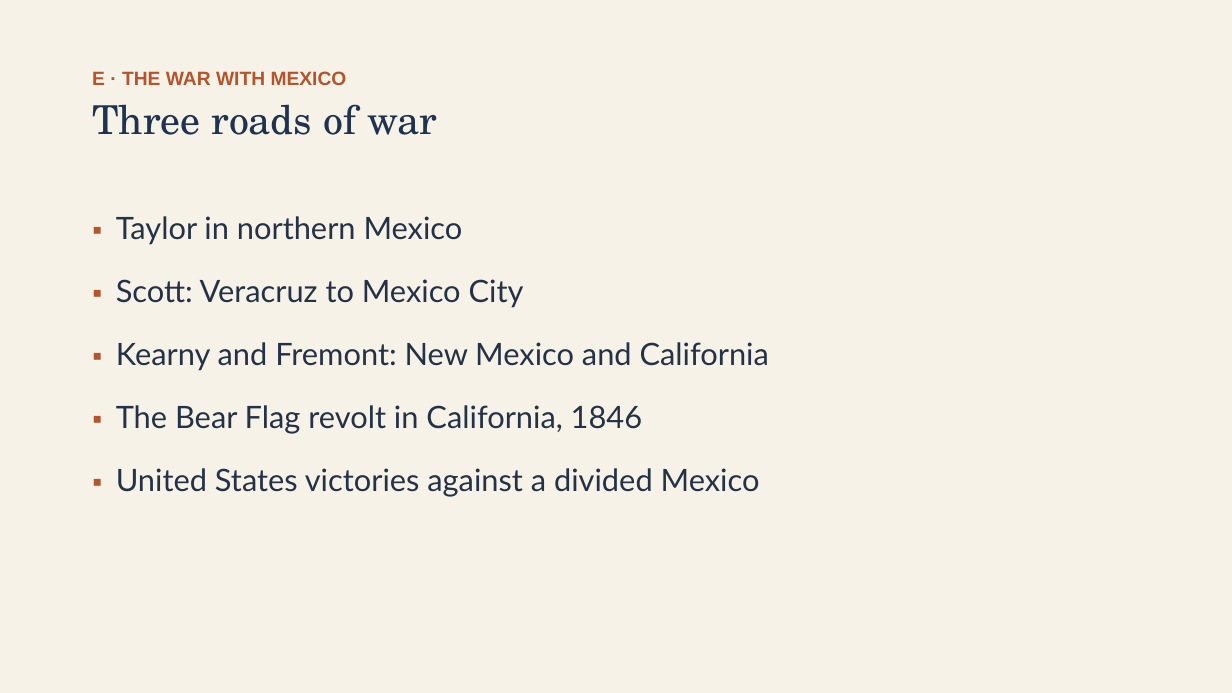
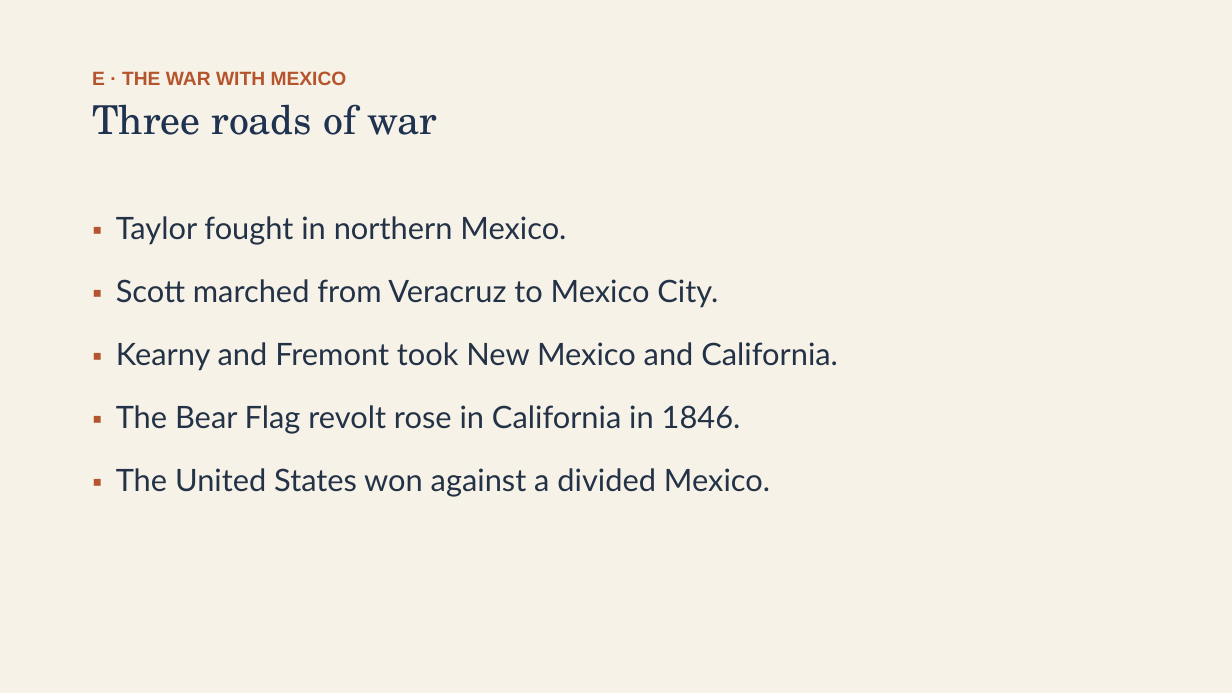
Before and after one commit to ab17gthb/humanities-curriculum-group, a slide deck: slide 17 of early-republic/lesson-08/lesson-08-slides.pptx. Drawn at 1232x693 pixels with LibreOffice and Linux fonts; fonts in the diff are those of the drawing. Boxes give left, top, right and bottom in pixels: in the first picture for what was removed or moved away, otherwise in the second. Text is boxed around its words. In the diff, an @@ line names an element or a change of style, - is before the commit and + after.

```diff
--- a/early-republic/lesson-08/lesson-08-slides.pptx
+++ b/early-republic/lesson-08/lesson-08-slides.pptx
@@ text at (116, 216, 838, 497): text changed @@
-▪ Taylor in northern Mexico
-▪ Scott: Veracruz to Mexico City
-▪ Kearny and Fremont: New Mexico and California
-▪ The Bear Flag revolt in California, 1846
-▪ United States victories against a divided Mexico
+▪ Taylor fought in northern Mexico.
+▪ Scott marched from Veracruz to Mexico City.
+▪ Kearny and Fremont took New Mexico and California.
+▪ The Bear Flag revolt rose in California in 1846.
+▪ The United States won against a divided Mexico.
```
Also in this commit, not shown: 12 other slides changed, 6 other files.
